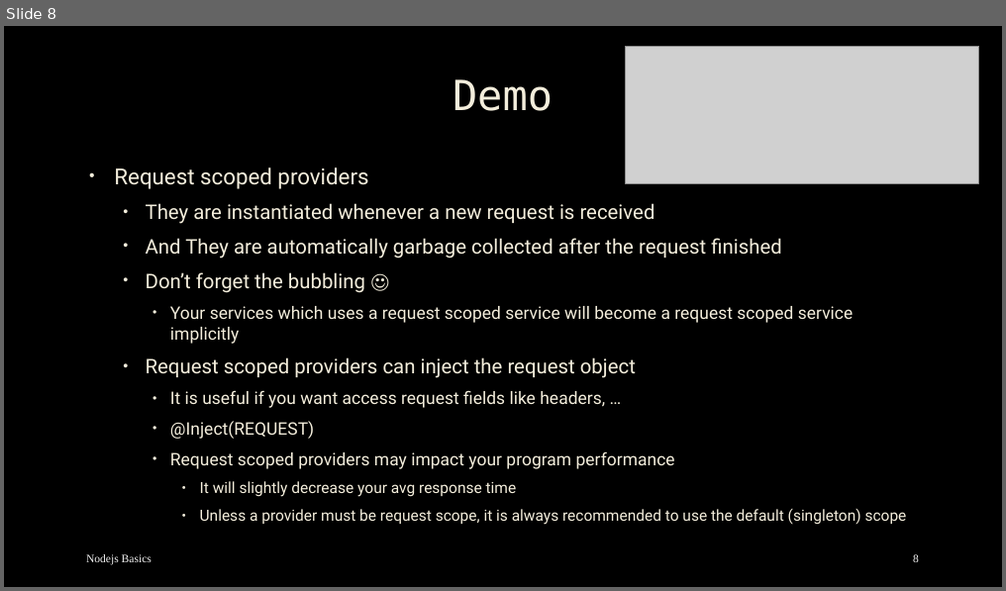
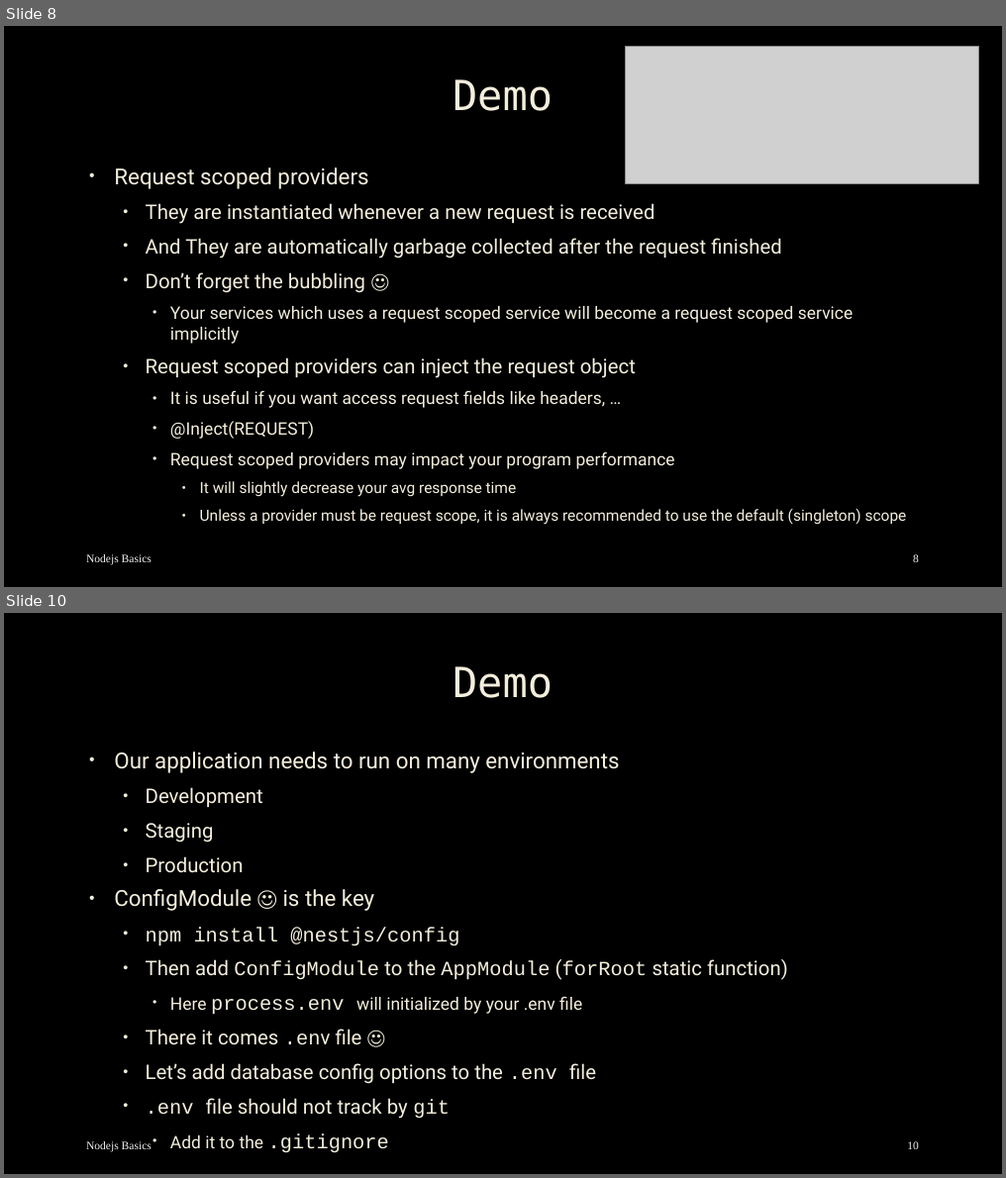
Before and after one commit to mostafa8026/nestjs-course, a slide deck: nestjs/nestjs-05.pptx. Shown one above the other, each under a label of ours: slide 8 before the commit, slides 8 and 10 after it; the slides between them are not shown. The pictures are 1006x591 and 1006x1178 pixels, drawn with LibreOffice and Linux fonts; fonts in the diff are those of the drawing; grey boxes stand for pictures; background and template pictures are left out. Boxes give left, top, right and bottom in pixels: in the first picture for what was removed or moved away, otherwise in the second. Text is boxed around its words. In the diff, an @@ line names an element or a change of style, - is before the commit and + after.

```diff
--- a/nestjs/nestjs-05.pptx
+++ b/nestjs/nestjs-05.pptx
@@ slide 10 added at (4, 613, 1002, 1174), background picture (left out) @@
@@ title added at (452, 666, 552, 698), 40 pt, text #F4EEDC @@
+Demo
@@ text added at (114, 752, 788, 1119), 19.4 pt, text #F4EEDC @@
+• Our application needs to run on many environments
+  • Development
+  • Staging
+  • Production
+• ConfigModule ☺ is the key
+  • npm install @nestjs/config
+  • Then add ConfigModule to the AppModule (forRoot static function)
+    • Here process.env will initialized by your .env file
+  • There it comes .env file ☺
+  • Let’s add database config options to the .env file
+  • .env file should not track by git
+    • Add it to the .gitignore
@@ text added at (86, 1142, 152, 1153), 11 pt, text #F2F2F2 @@
+Nodejs Basics
@@ page number added at (907, 1142, 919, 1150), 11 pt, text #F2F2F2 @@
+10
```
Also in this commit, not shown: 1 slide changed, 5 other slides added, 21 other files.
